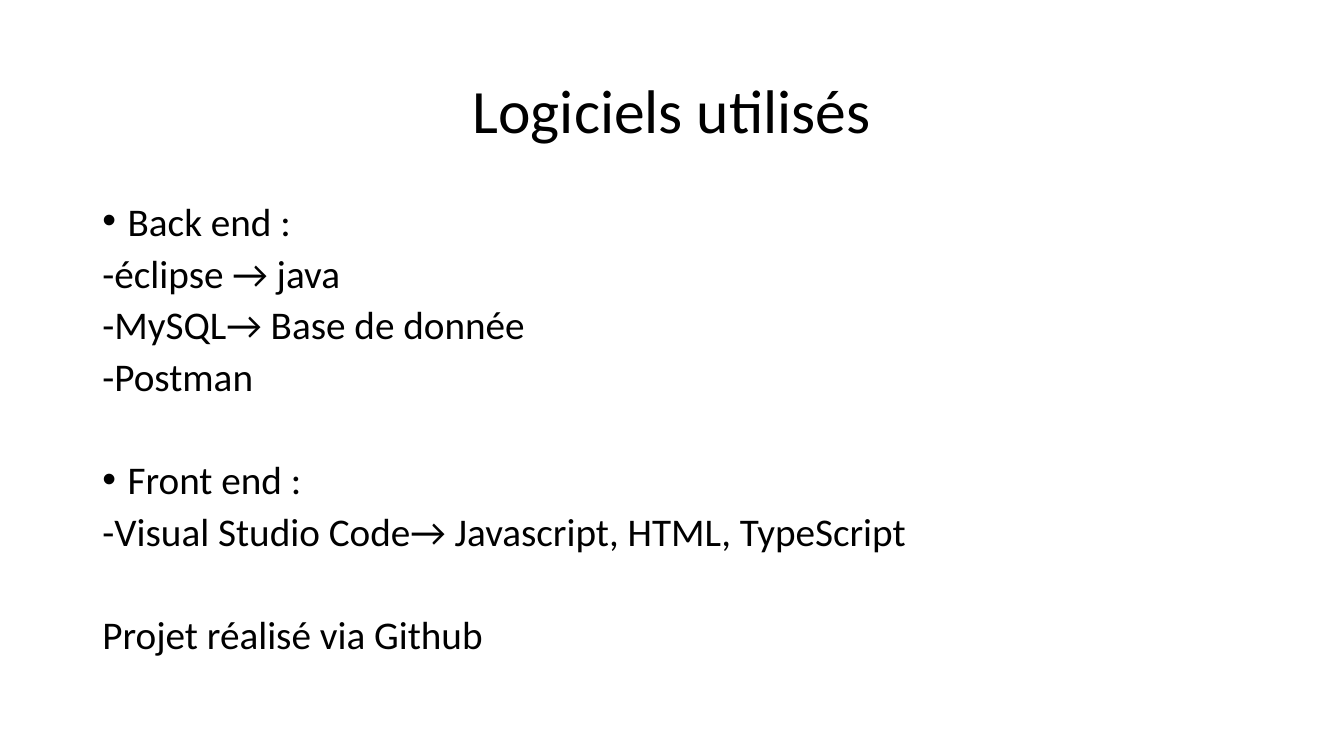
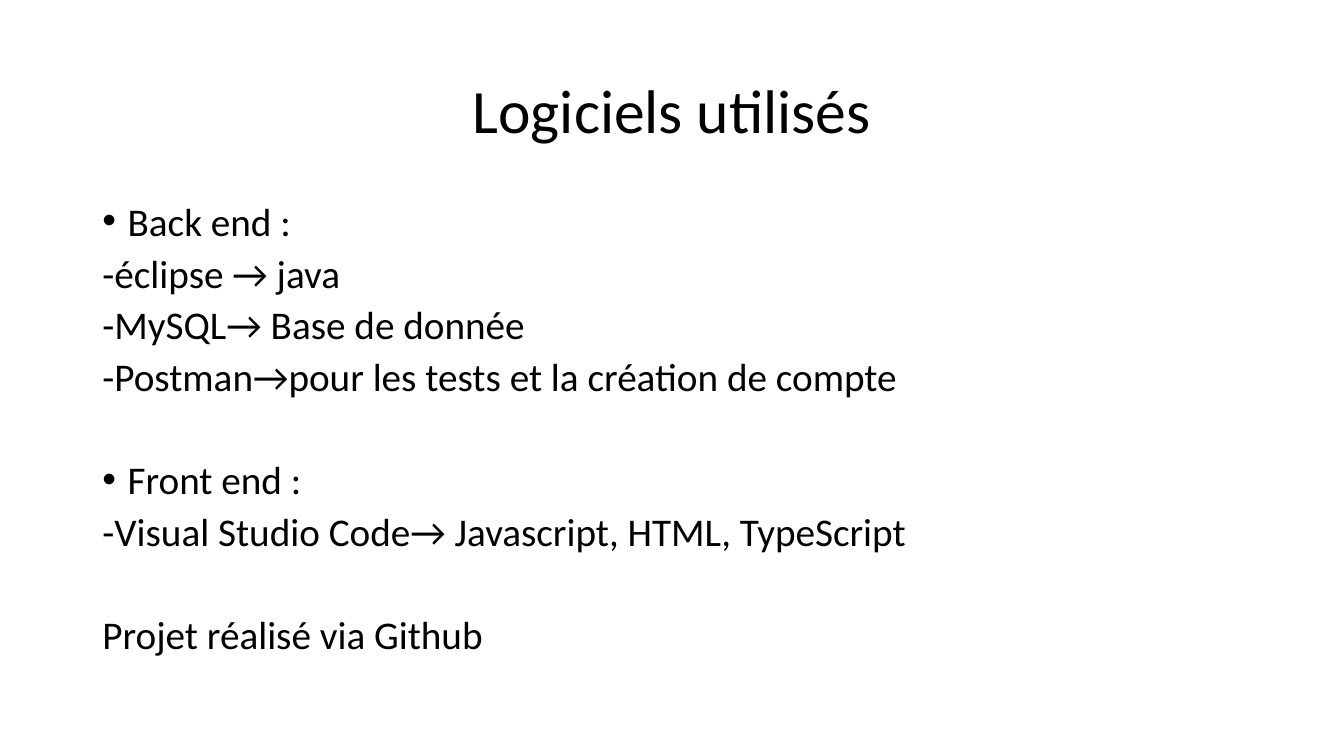
Before and after one commit to jeanneLeaute/projet_final, a slide deck: slide 9 of Projet Final.pptx (slide 7 before the commit). Drawn at 1344x756 pixels with LibreOffice and Linux fonts; fonts in the diff are those of the drawing. Boxes give left, top, right and bottom in pixels: in the first picture for what was removed or moved away, otherwise in the second. Text is boxed around its words. In the diff, an @@ line names an element or a change of style, - is before the commit and + after.

```diff
--- a/Projet Final.pptx
+++ b/Projet Final.pptx
@@ text at [102,363,897,398]: text changed @@
--Postman
+-Postman→pour les tests et la création de compte
```
Also in this commit, not shown: 10 slides added, 2 other files.
